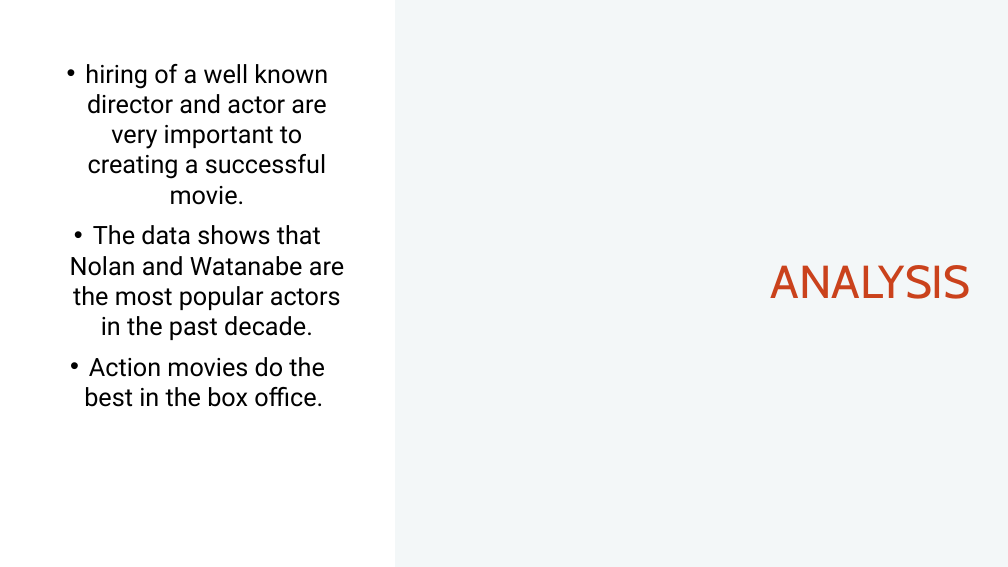
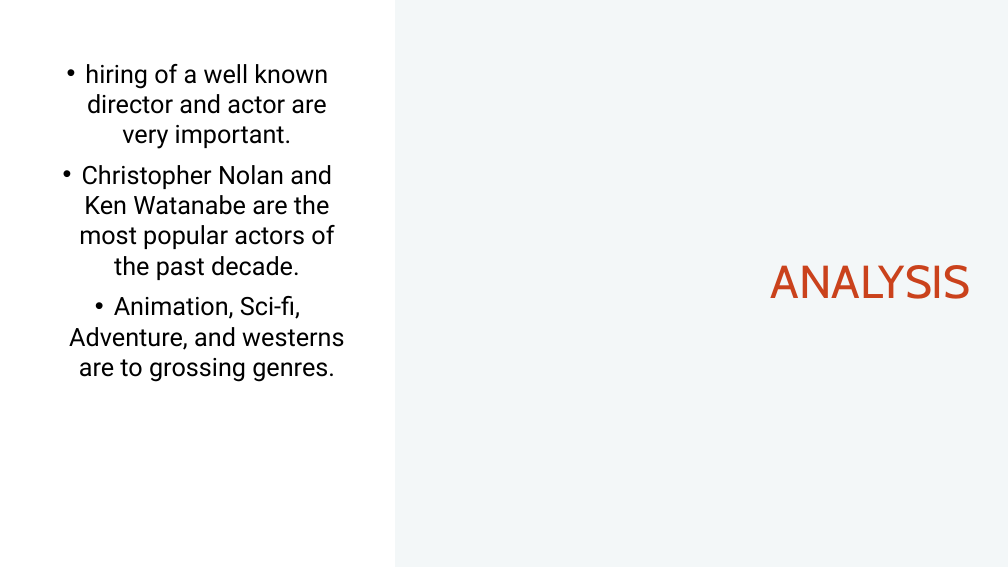
Before and after one commit to MHolthouser1024/Microsoft-Movie-Analysis, a slide deck: slide 11 of Presentation.pptx. Drawn at 1008x567 pixels with LibreOffice and Linux fonts; fonts in the diff are those of the drawing. Boxes give left, top, right and bottom in pixels: in the first picture for what was removed or moved away, otherwise in the second. Text is boxed around its words. In the diff, an @@ line names an element or a change of style, - is before the commit and + after.

```diff
--- a/Presentation.pptx
+++ b/Presentation.pptx
@@ text at bbox=[69, 64, 344, 382]: text changed @@
-• hiring of a well known director and actor are very important to creating a successful movie.
-• The data shows that Nolan and Watanabe are the most popular actors in the past decade.
-• Action movies do the best in the box office.
+• hiring of a well known director and actor are very important.
+• Christopher Nolan and Ken Watanabe are the most popular actors of the past decade.
+• Animation, Sci-fi, Adventure, and westerns are to grossing genres.
```
Also in this commit, not shown: 2 other slides changed, 5 other files.
